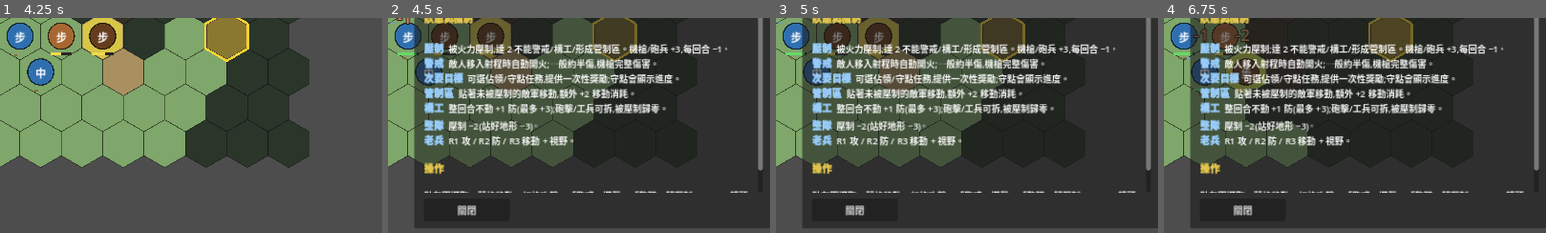
Above: before the commit, frames 1-4 (left to right).
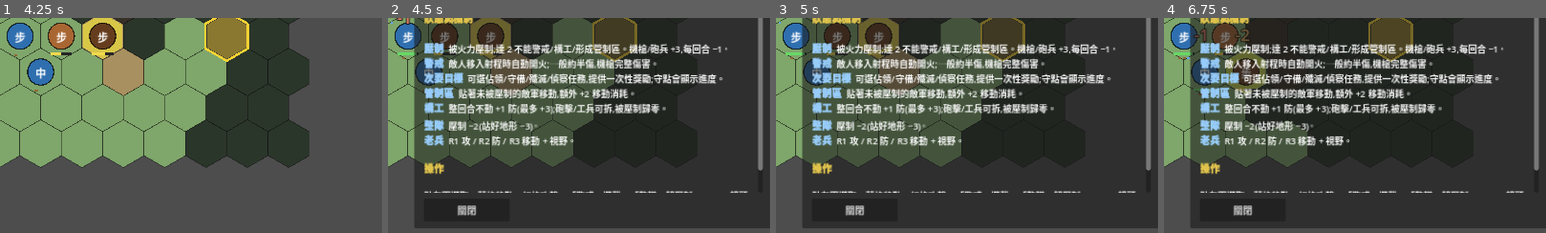
Above: after the commit, the same moments.

Repository: Fischer-Zhang/WorldWarII
Game: Godot game, scene res://scenes/main_menu.tscn
Same seed, same stepped clock (60 frames per second), same inputs: the game is played once before the commit and once after it.
Inputs:
- Up to frame 1 (4.25 s): click "戰役" at 0.5 s; click "教學戰役 0 (0/6) 從基礎操作到進階機制的短關卡序列…" at 1.25 s; click "開始選定作戰" at 2 s; click "開始戰鬥" at 2.75 s; click "結束 教學部隊 回合 (T1)" at 3.5 s
- Up to frame 2 (4.5 s): click "圖例 (H)" at 4.25 s
- Up to frame 3 (5 s): no input
- Up to frame 4 (6.75 s): click "關閉" at 5 s; click "結束 教學部隊 回合 (T2)" at 5.75 s; click "圖例 (H)" at 6.5 s
The pictures show only the part of the screen within x 23-73%, y 41-91%; the shares and areas given below are measured in that part.

Frame 1 is identical in both runs. In frame 2, 1.8% of the frame differs, in the area x 33-88%, y 25-31%; in frame 3, 1.8%; in frame 4, 1.8%.

Commit message:
Clarify secondary objective UI labels

Diff:
--- a/data/help.json
+++ b/data/help.json
@@ -26,7 +26,7 @@
     },
     {
       "term": "次要目標 (Secondary Objective)",
-      "body": "部分戰場會有不影響勝敗的次要目標。單位踩上指定格、或在指定格連續守住數回合後,會取得一次性獎勵,例如經驗值;是否分兵完成取決於回合壓力。地圖與底部狀態列會顯示未完成目標與守點進度。"
+      "body": "部分戰場會有不影響勝敗的次要目標。常見任務包含佔領指定格、守住指定格數回合、摧毀標記單位,或偵察指定格;完成後會取得一次性獎勵,例如經驗值。地圖與底部狀態列會顯示任務類型、未完成目標與守點進度。"
     },
     {
       "term": "管制區 (Zone of Control)",
@@ -89,7 +89,7 @@
     "status_short": [
       { "term": "壓制", "body": "被火力壓制;達 2 不能警戒/構工/形成管制區。機槍/砲兵 +3,每回合 −1。" },
       { "term": "警戒", "body": "敵人移入射程時自動開火;一般約半傷,機槍完整傷害。" },
-      { "term": "次要目標", "body": "可選佔領/守點任務,提供一次性獎勵;守點會顯示進度。" },
+      { "term": "次要目標", "body": "可選佔領/守備/殲滅/偵察任務,提供一次性獎勵;守點會顯示進度。" },
       { "term": "管制區", "body": "貼著未被壓制的敵軍移動,額外 +2 移動消耗。" },
       { "term": "構工", "body": "整回合不動 +1 防(最多 +3);砲擊/工兵可拆,被壓制歸零。" },
       { "term": "整隊", "body": "壓制 −2(站好地形 −3)。" },
--- a/scripts/battle.gd
+++ b/scripts/battle.gd
@@ -1401,7 +1401,7 @@
 		var objective_faction := String(objective.get("faction", player_faction_id))
 		if objective_faction != "" and objective_faction != player_faction_id:
 			continue
-		var coord_value: Variant = _coord_from_offset_array(objective.get("target", []))
+		var coord_value: Variant = _secondary_objective_marker_coord(objective)
 		if coord_value != null:
 			markers.append({
 				"coord": coord_value,
@@ -1416,6 +1416,13 @@
 	var col := int(value[0])
 	var row := int(value[1])
 	return Vector2i(col - (row >> 1), row)
+
+func _secondary_objective_marker_coord(objective: Dictionary) -> Variant:
+	if _secondary_objective_type(objective) == "destroy_unit":
+		var target: Unit = _secondary_objective_target_unit(objective)
+		if target != null:
+			return target.coord
+	return _coord_from_offset_array(objective.get("target", []))
 
 func _check_secondary_objective_capture(unit: Unit) -> String:
 	if unit == null or not unit.is_alive():
@@ -1573,6 +1580,13 @@
 		return true
 	return false
 
+func _secondary_objective_target_unit(objective: Dictionary) -> Unit:
+	for u in units:
+		var unit: Unit = u
+		if unit.is_alive() and _secondary_target_matches_unit(objective, unit):
+			return unit
+	return null
+
 func _secondary_objective_type(objective: Dictionary) -> String:
 	return String(objective.get("type", "capture"))
 
@@ -1586,9 +1600,15 @@
 
 func _secondary_objective_marker_label(objective: Dictionary, key: String) -> String:
 	var label := String(objective.get("label", key))
-	if _secondary_objective_type(objective) == "hold_turns":
-		return "%s %s" % [label, _secondary_objective_progress_text(objective, key)]
-	return label
+	match _secondary_objective_type(objective):
+		"hold_turns":
+			return "守備:%s %s" % [label, _secondary_objective_progress_text(objective, key)]
+		"destroy_unit":
+			return "殲滅:%s" % label
+		"recon_hex":
+			return "偵察:%s" % label
+		_:
+			return "佔領:%s" % label
 
 func _secondary_objective_status_summary(faction_id: String) -> String:
 	if faction_id == "":
@@ -1617,9 +1637,15 @@
 func _secondary_objective_status_text(objective: Dictionary, key: String) -> String:
 	var label := String(objective.get("label", key))
 	var reward_text := _secondary_objective_reward_text(_secondary_objective_rewards(objective))
-	if _secondary_objective_type(objective) == "hold_turns":
-		return "%s %s %s" % [label, _secondary_objective_progress_text(objective, key), reward_text]
-	return "%s %s" % [label, reward_text]
+	match _secondary_objective_type(objective):
+		"hold_turns":
+			return "守備:%s %s %s" % [label, _secondary_objective_progress_text(objective, key), reward_text]
+		"destroy_unit":
+			return "殲滅:%s %s" % [label, reward_text]
+		"recon_hex":
+			return "偵察:%s %s" % [label, reward_text]
+		_:
+			return "佔領:%s %s" % [label, reward_text]
 
 func _secondary_objective_rewards(objective: Dictionary) -> Array[Dictionary]:
 	var rewards: Array[Dictionary] = []
--- a/tests/test_battle_action_economy.gd
+++ b/tests/test_battle_action_economy.gd
@@ -231,8 +231,8 @@
 					if child.name == "ObjectiveLabel":
 						hold_labels.append(String(child.text))
 			battle._update_status()
-			if _labels_contain(hold_labels, "守備點 1/2") \
-					and battle.status_label.text.find("守備點 1/2") != -1:
+			if _labels_contain(hold_labels, "守備:守備點 1/2") \
+					and battle.status_label.text.find("守備:守備點 1/2") != -1:
 				pass_count += 1
 			else:
 				fail_count += 1
@@ -287,7 +287,12 @@
 				destroy_enemy_faction = String(fid)
 				destroy_enemy_color = battle.factions[fid].get("color", destroy_enemy_color)
 				break
-		destroy_target.configure("infantry", destroy_enemy_faction, destroy_enemy_color, Vector2i(99, 99), "Target Truck")
+		var destroy_coord := Vector2i(-999, -999)
+		for c in battle.hex_map.tiles.keys():
+			if battle.hex_map.unit_at(c) == null:
+				destroy_coord = c
+				break
+		destroy_target.configure("infantry", destroy_enemy_faction, destroy_enemy_color, destroy_coord, "Target Truck")
 		destroy_target.scenario_unit_id = "target_truck"
 		var original_scenario_destroy: Dictionary = battle.scenario.duplicate(true)
 		battle.scenario["secondary_objectives"] = [{
@@ -299,6 +304,26 @@
 			"rewards": [{"type": "xp", "amount": 1}],
 		}]
 		battle.captured_secondary_objectives.clear()
+		battle.units.append(destroy_target)
+		if destroy_coord == Vector2i(-999, -999) or not battle.hex_map.register_unit(destroy_target):
+			fail_count += 1
+			printerr("FAIL: could not stage a destroy-unit objective target")
+		else:
+			battle._apply_player_objective_pulse()
+			battle._update_status()
+			var destroy_labels: Array[String] = []
+			for overlay in battle.hex_map.objective_overlays:
+				for child in overlay.get_children():
+					if child.name == "ObjectiveLabel":
+						destroy_labels.append(String(child.text))
+			if _labels_contain(destroy_labels, "殲滅:摧毀補給車") \
+					and battle.status_label.text.find("殲滅:摧毀補給車") != -1:
+				pass_count += 1
+			else:
+				fail_count += 1
+				printerr("FAIL: destroy objective marker/status should be explicit; labels=%s status=%s" % [
+					str(destroy_labels), battle.status_label.text,
+				])
 		var destroy_before_xp := int(player_unit.xp)
 		var destroy_text: String = battle._check_secondary_objective_destroy_unit(player_unit, destroy_target)
 		var destroy_repeat: String = battle._check_secondary_objective_destroy_unit(player_unit, destroy_target)
@@ -314,6 +339,8 @@
 			printerr("FAIL: destroy-unit secondary objective should complete once; text=%s repeat=%s xp %d->%d events=%d" % [
 				destroy_text, destroy_repeat, destroy_before_xp, int(player_unit.xp), destroy_events,
 			])
+		battle.hex_map.unregister_unit(destroy_target)
+		battle.units.erase(destroy_target)
 		destroy_target.queue_free()
 
 		battle._recompute_visibility()
Not shown, changed: README.md
